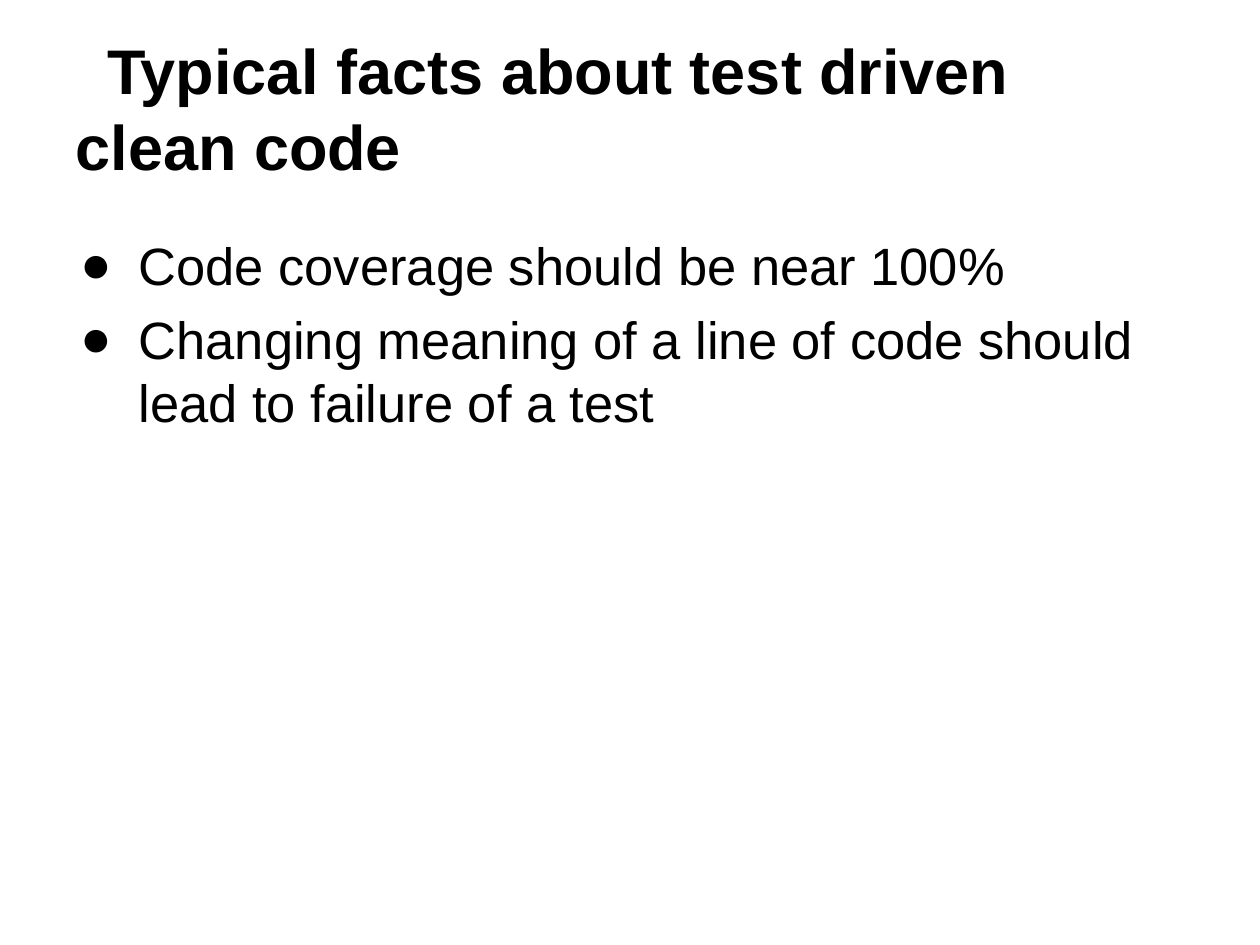
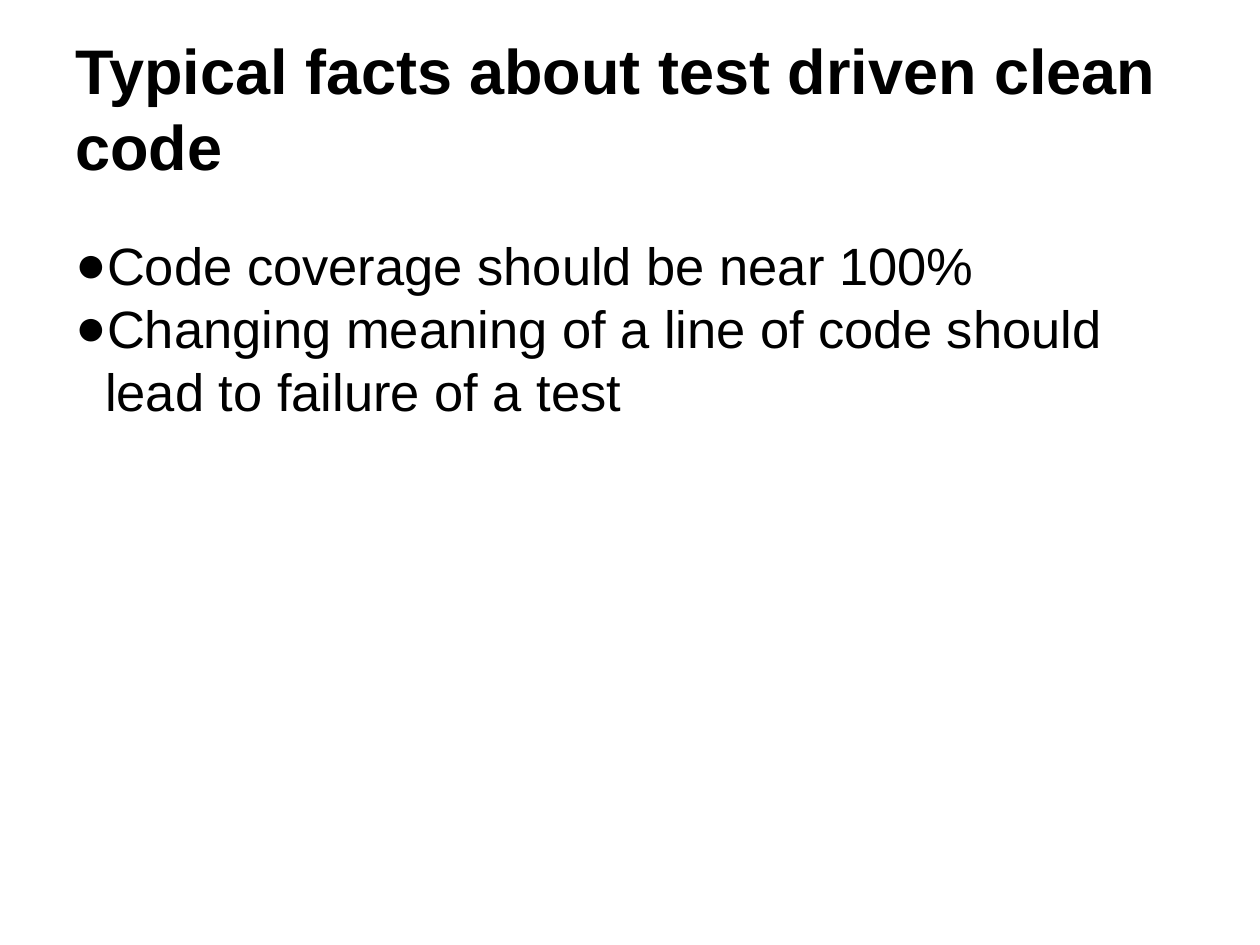
Before and after one commit to RobinNagpal/software_craftsmanship, a slide deck: slide 10 of TDD/study_material/Test Driven Development.pptx. Drawn at 1260x945 pixels with LibreOffice and Linux fonts; fonts in the diff are those of the drawing. Boxes give left, top, right and bottom in pixels: in the first picture for what was removed or moved away, otherwise in the second. Text is boxed around its words. In the diff, an @@ line names an element or a change of style, - is before the commit and + after.

```diff
--- a/TDD/study_material/Test Driven Development.pptx
+++ b/TDD/study_material/Test Driven Development.pptx
@@ text "Typical facts about test driven ..." at bbox=[75, 48, 1155, 171]: indent changed @@
@@ text "Code coverage should be near ..." at bbox=[75, 247, 1102, 412]: indent changed; less space between paragraphs @@
```
Also in this commit, not shown: 11 other slides changed, 1 slide added.
